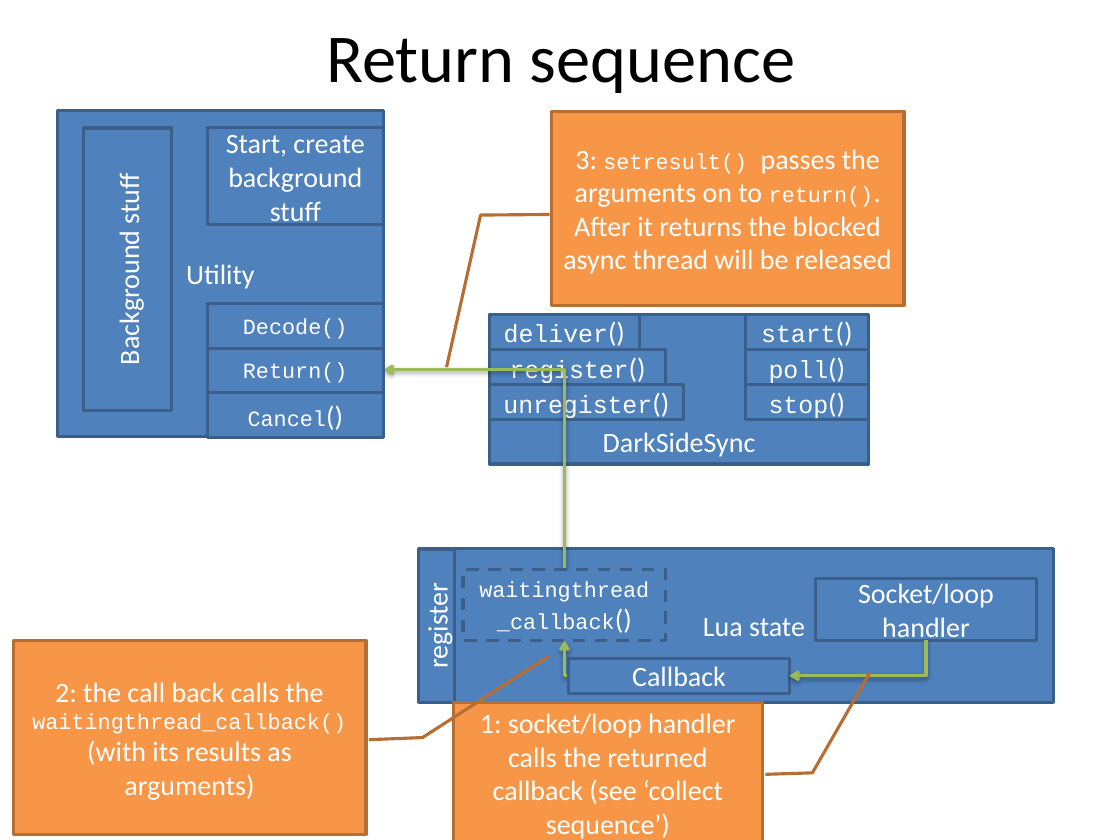
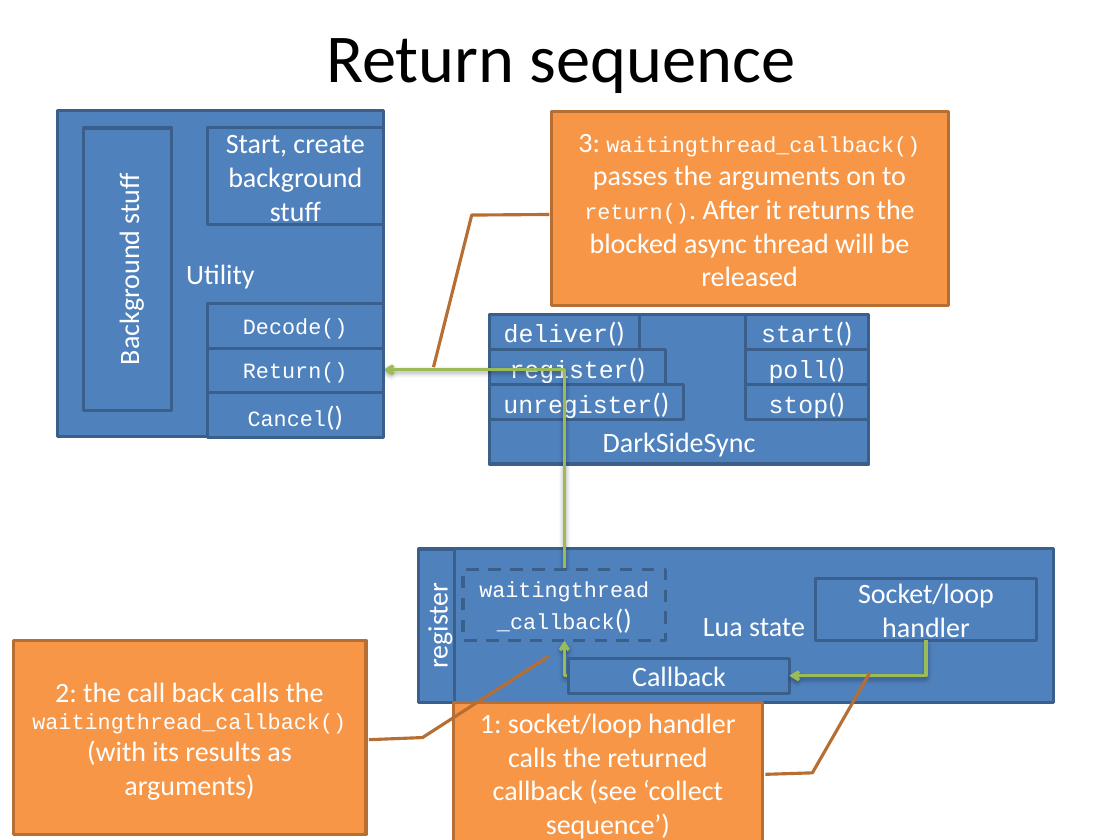
Before and after one commit to Tieske/DarkSideSync, a slide deck: slide 9 of Specs/background worker lib spec 0v4.pptx. Drawn at 1120x840 pixels with LibreOffice and Linux fonts; fonts in the diff are those of the drawing. Boxes give left, top, right and bottom in pixels: in the first picture for what was removed or moved away, otherwise in the second. Text is boxed around its words. In the diff, an @@ line names an element or a change of style, - is before the commit and + after.

```diff
--- a/Specs/background worker lib spec 0v4.pptx
+++ b/Specs/background worker lib spec 0v4.pptx
@@ border callout "3: waitingthread_callback() passes the arguments ...": place and size @@
-border callout "3: waitingthread_callback() passes the arguments ..." at (551,111,904,305)
+border callout "3: waitingthread_callback() passes the arguments ..." at (551,111,948,305)
@@ text in border callout at (578,134,920,286): text changed @@
-3: setresult() passes the arguments on to return(). After it returns the blocked async thread will be released
+3: waitingthread_callback() passes the arguments on to return(). After it returns the blocked async thread will be released
```
Also in this commit, not shown: 1 other file.
